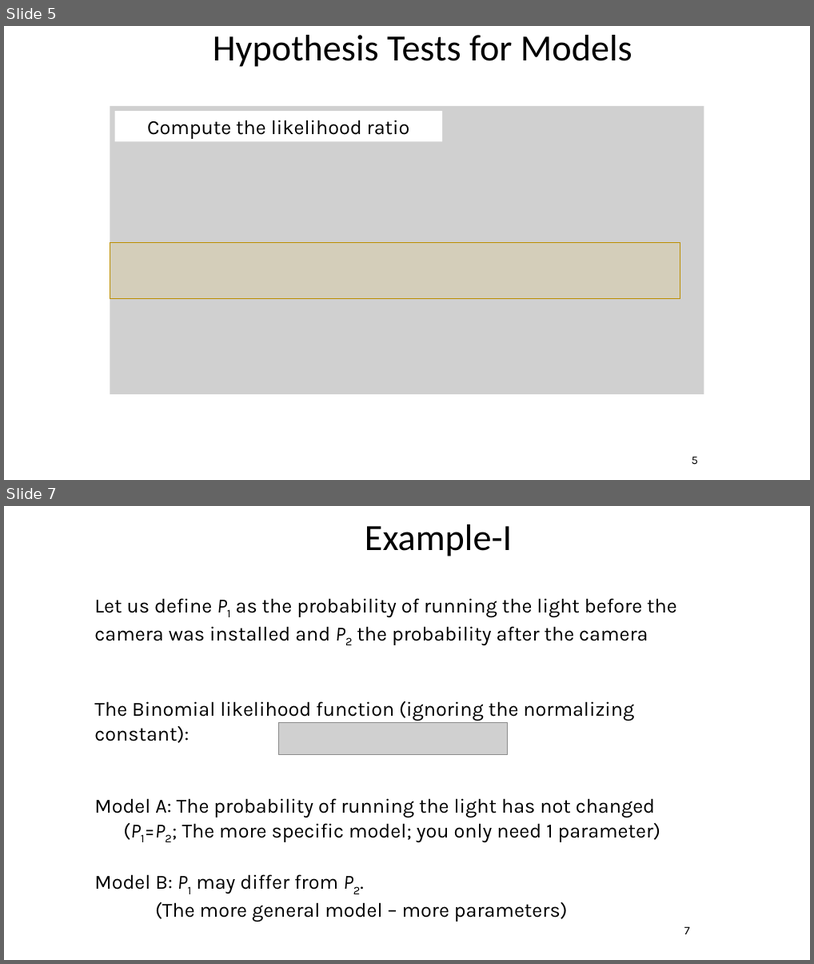
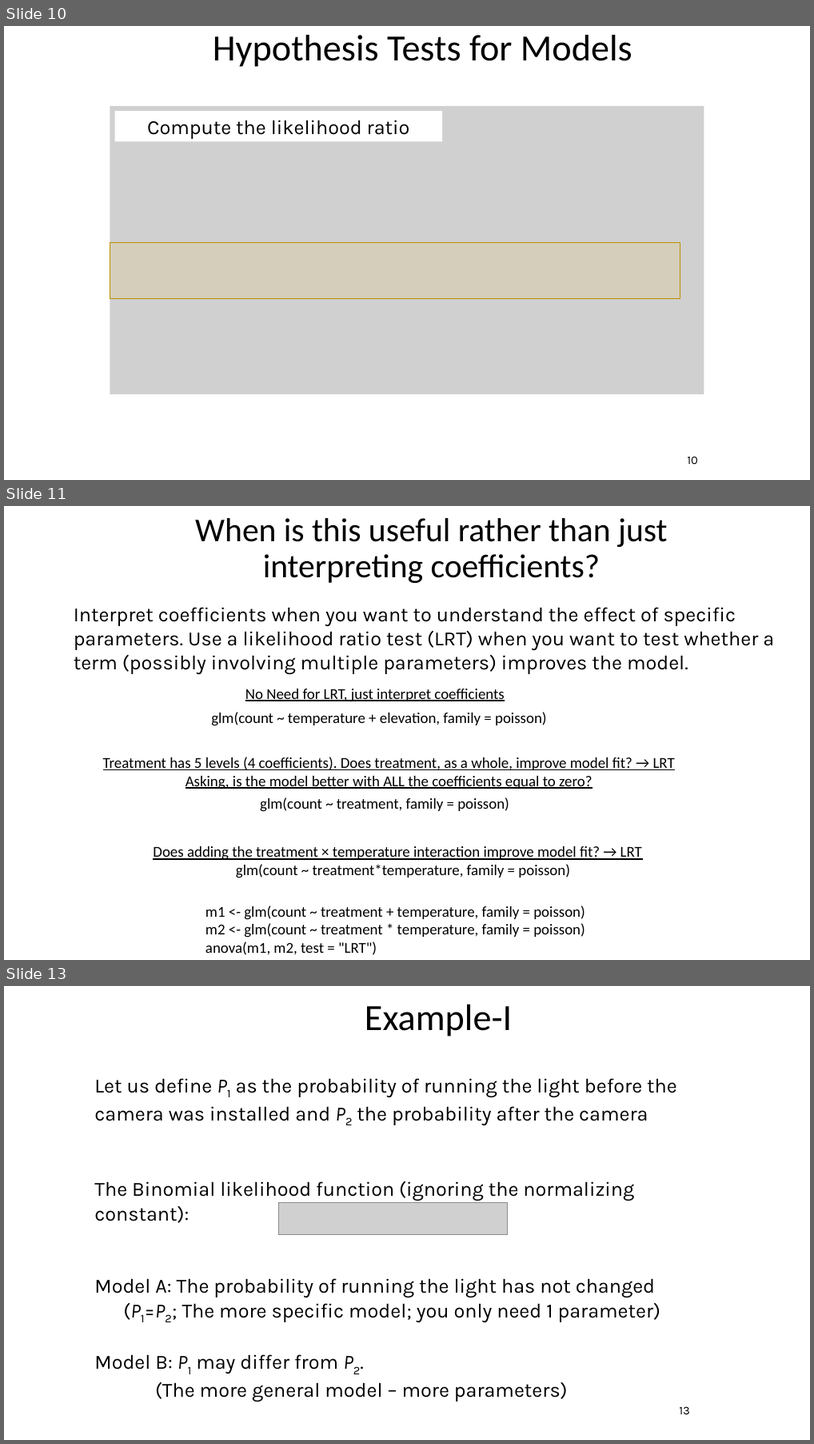
Before and after one commit to taaltree/FW536, a slide deck: Day3_MixedModels_ModelSelection/FW536_Day3_Afternoon_hypothesis test and model selection.pptx. Shown one above the other, each under a label of ours: slides 5 and 7 before the commit, slides 10, 11 and 13 after it; the slides between them are not shown. The pictures are 814x964 and 814x1444 pixels, drawn with LibreOffice and Linux fonts; fonts in the diff are those of the drawing; grey boxes stand for pictures. Boxes give left, top, right and bottom in pixels: in the first picture for what was removed or moved away, otherwise in the second. Text is boxed around its words. In the diff, an @@ line names an element or a change of style, - is before the commit and + after.

```diff
--- a/Day3_MixedModels_ModelSelection/FW536_Day3_Afternoon_hypothesis test and model selection.pptx
+++ b/Day3_MixedModels_ModelSelection/FW536_Day3_Afternoon_hypothesis test and model selection.pptx
@@ slide 11 added at <box>4,506,810,960</box>, background #FFFFFF @@
@@ title added at <box>195,518,667,583</box>, 39.6 pt, text #000000 @@
+When is this useful rather than just interpreting coefficients?
@@ text added at <box>74,607,774,675</box>, 24 pt, text #000000 @@
+Interpret coefficients when you want to understand the effect of specific parameters. Use a likelihood ratio test (LRT) when you want to test whether a term (possibly involving multiple parameters) improves the model.
@@ text added at <box>246,688,504,702</box>, 18 pt, text #000000, underline @@
+No Need for LRT, just interpret coefficients
@@ text added at <box>211,712,547,726</box>, 18 pt, text #000000 @@
+glm(count ~ temperature + elevation, family = poisson)
@@ text added at <box>103,756,675,789</box>, 18 pt, text #000000, underline @@
+Treatment has 5 levels (4 coefficients). Does treatment, as a whole, improve model fit? → LRT
+Asking, is the model better with ALL the coefficients equal to zero?
@@ text added at <box>260,797,510,812</box>, 18 pt, text #000000 @@
+glm(count ~ treatment, family = poisson)
@@ text added at <box>153,846,642,860</box>, 18 pt, text #000000, underline @@
+Does adding the treatment × temperature interaction improve model fit? → LRT
@@ text added at <box>236,864,570,878</box>, 18 pt, text #000000 @@
+glm(count ~ treatment*temperature, family = poisson)
@@ text added at <box>206,905,586,955</box>, 18 pt, text #000000 @@
+m1 <- glm(count ~ treatment + temperature, family = poisson)
+m2 <- glm(count ~ treatment * temperature, family = poisson)
+anova(m1, m2, test = "LRT")
@@ what was slide 5 is now slide 10 @@
@@ page number at <box>687,456,698,464</box>: text changed @@
-5
+10
@@ what was slide 7 is now slide 13 @@
@@ page number at <box>679,1406,690,1414</box>: text changed @@
-7
+13
```
Also in this commit, not shown: 8 slides changed, 15 other slides added, 25 slides removed, 8 other files.
